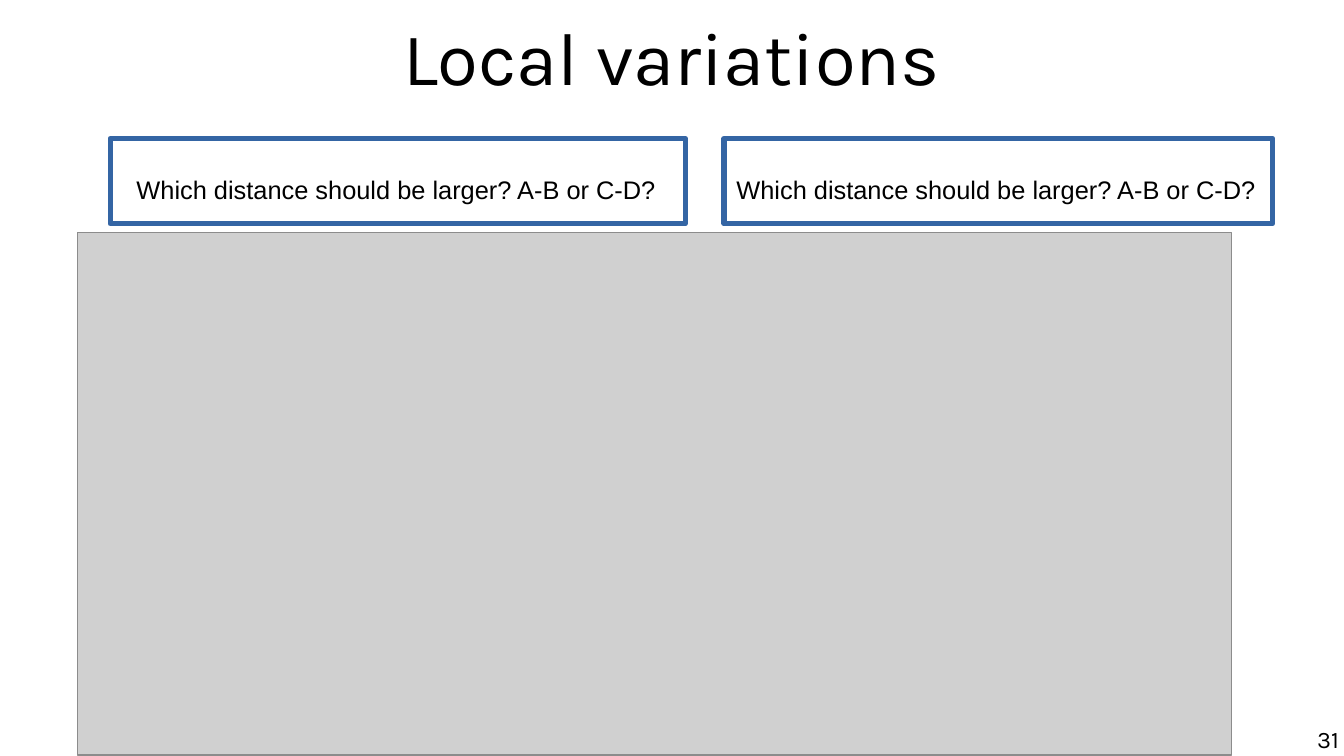
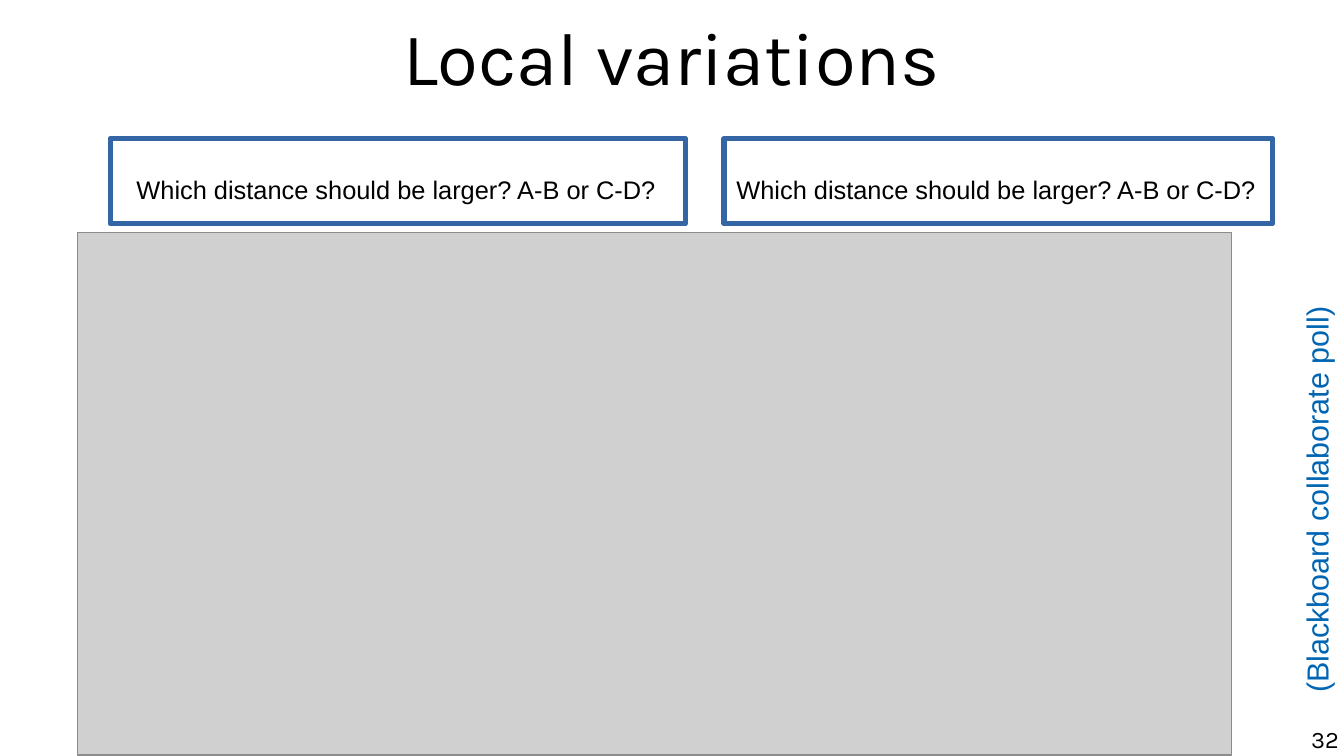
Before and after one commit to chatox/data-mining-course, a slide deck: slide 32 of theory/tt06_sim_numerical.odp (slide 31 before the commit). Drawn at 1344x756 pixels with LibreOffice and Linux fonts; fonts in the diff are those of the drawing; grey boxes stand for pictures. Boxes give left, top, right and bottom in pixels: in the first picture for what was removed or moved away, otherwise in the second. Text is boxed around its words. In the diff, an @@ line names an element or a change of style, - is before the commit and + after.

```diff
--- a/theory/tt06_sim_numerical.odp
+++ b/theory/tt06_sim_numerical.odp
@@ text added at [1301,312,1335,688], 18 pt, text #0066B3 @@
+(Blackboard collaborate poll)
@@ page number at [1311,733,1339,749]: text changed @@
-31
+32
```
Also in this commit, not shown: 4 other slides changed, 1 slide added, 2 other files.
